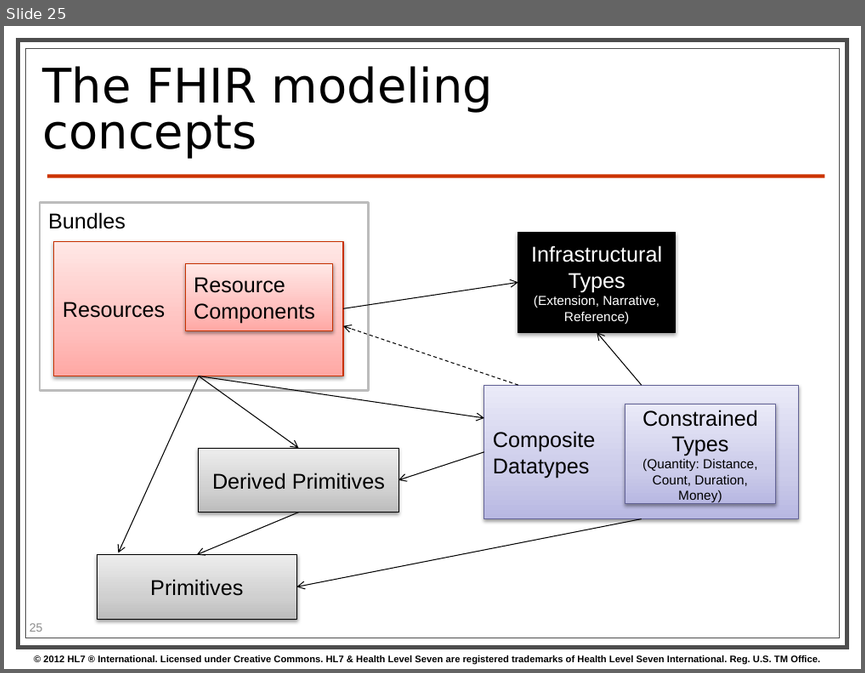
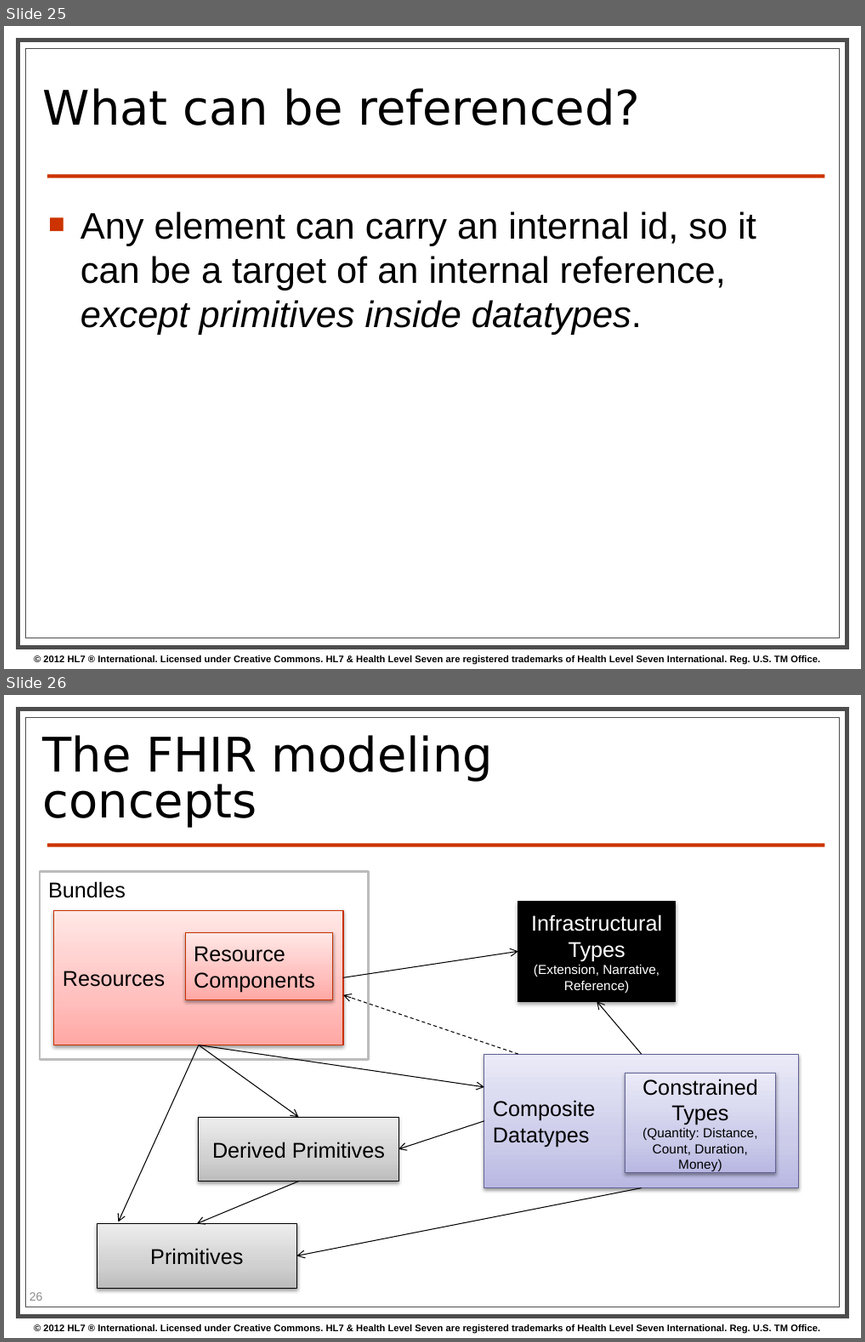
Before and after one commit to vista-novo/fhir, a slide deck: presentations/2013-01 Tutorials/201301 - Phoenix - FhirForDevelopersWGMTutorial.pptx. Shown one above the other, each under a label of ours: slide 25 before the commit, slides 25 and 26 after it. The pictures are 865x673 and 865x1342 pixels, drawn with LibreOffice and Linux fonts; fonts in the diff are those of the drawing; background and template pictures are left out. Boxes give left, top, right and bottom in pixels: in the first picture for what was removed or moved away, otherwise in the second. Text is boxed around its words. In the diff, an @@ line names an element or a change of style, - is before the commit and + after.

```diff
--- a/presentations/2013-01 Tutorials/201301 - Phoenix - FhirForDevelopersWGMTutorial.pptx
+++ b/presentations/2013-01 Tutorials/201301 - Phoenix - FhirForDevelopersWGMTutorial.pptx
@@ slide 25 added at [4, 26, 861, 669], background #FFFFFF; not listed: 4 template elements that a slide beside it also shows @@
@@ title added at [43, 88, 640, 125], 40 pt, text #000000 @@
+What can be referenced?
@@ text added at [80, 211, 756, 334], 31 pt, text #000000 @@
+■ Any element can carry an internal id, so it can be a target of an internal reference, except primitives inside datatypes.
@@ what was slide 25 is now slide 26 @@
```
Also in this commit, not shown: 10 slides changed, 2 other slides added, 2 slides removed.
